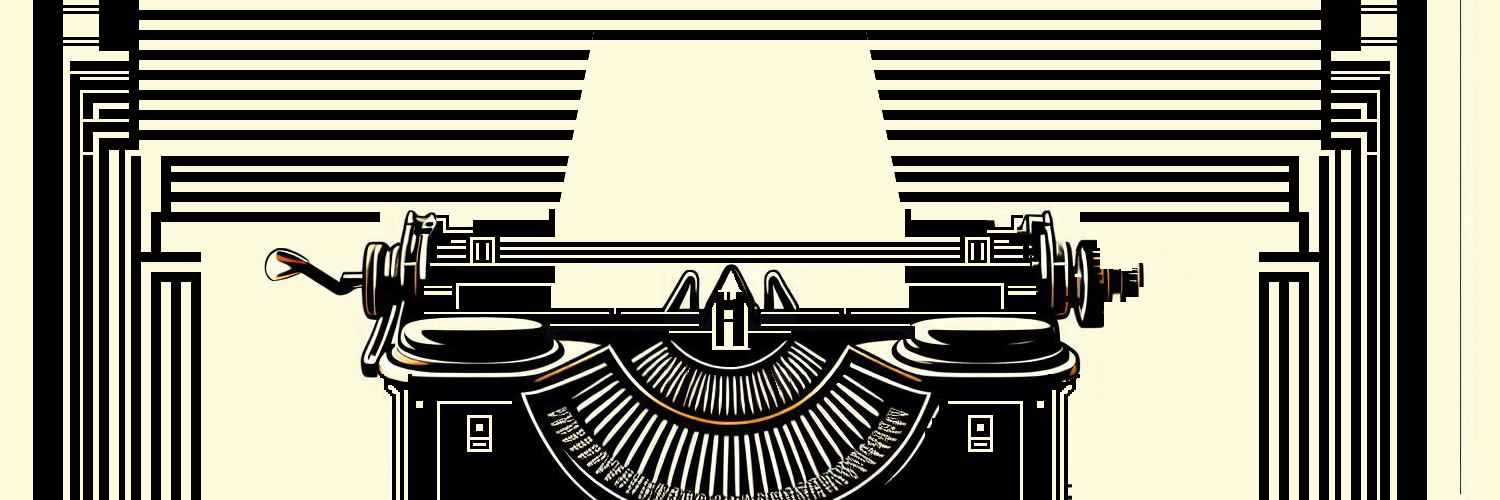
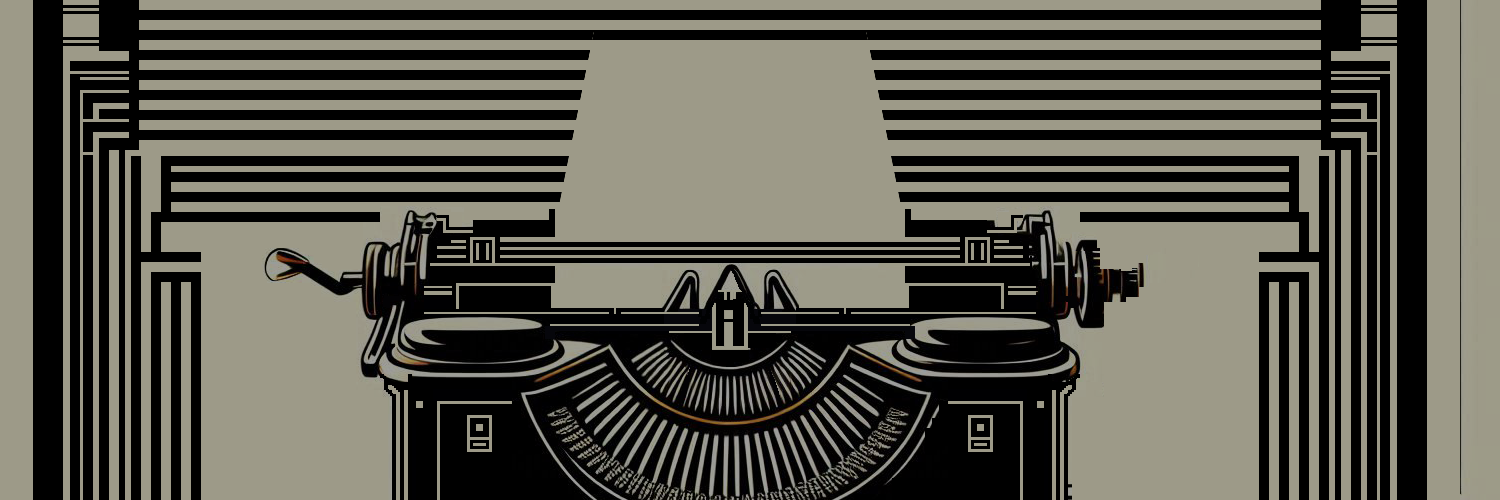
The second 1500px x 500px image is a revision of the first. Changes to its layers:
added layer "Layer 1" (38%) above "left-cleanup copy" over [0, 0, 1500, 500]
